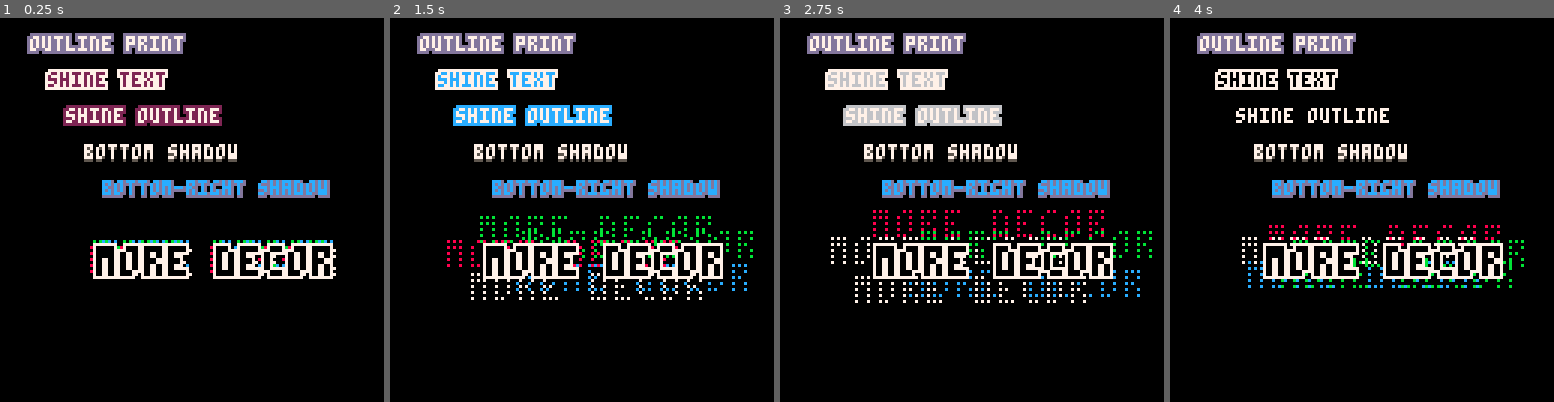
Above: before the commit, frames 1-4 (left to right).
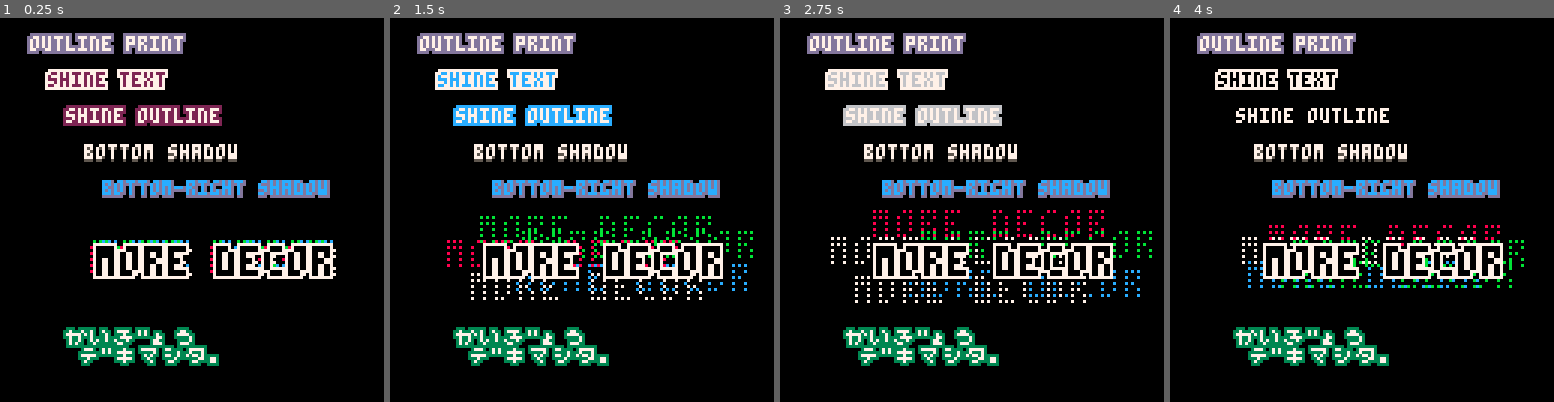
Above: after the commit, the same moments.

Repository: bitchunk/knutil
Game: PICO-8 cartridge snippet/oprint.p8
The game is run twice, just before and just after one commit, with the same random seed, the same clock (stepped at 60 frames per second) and the same inputs.
Inputs:
- Up to frame 1 (0.25 s): no input
- Up to frame 2 (1.5 s): no input
- Up to frame 3 (2.75 s): no input
- Up to frame 4 (4 s): no input

The runs differ from the first frame. In frame 1, 2.8% of the frame differs, in the area x 16-58%, y 80-91%; in frame 2, 2.8%; in frame 3, 2.8%; in frame 4, 2.8%.

Commit message:
oprint：0.4：foreachでループ、改行しても囲める

Diff:
--- a/snippet/oprint.p8
+++ b/snippet/oprint.p8
@@ -1,8 +1,8 @@
 pico-8 cartridge // http://www.pico-8.com
-version 41
+version 42
 __lua__
 --oprint
---v0.3
+--v0.4
 --@shiftalow / bitchunk
 
 --[[
@@ -14,15 +14,15 @@
 	- @param  number o  -- outline color.
 	- @param  string p  -- p8scii code for decoration (default is outline decoration)
 	- @description
-		-- enclosure is not possible if tabs or newlines are included. (in pico8_v0.2.5.g)
+		-- enclosure is not possible if tabs are included. (in pico8_v0.2.5.g)
 		-- operation is not guaranteed if "param s" contains decorative p8scii.
 		-- decorative parameters are "," separated, with the last character ending in a ",".
 ]]--
 
 function oprint(s,x,y,f,o,p)
- for v in all(split(p or '\+ff,\+gf,\+hf,\+fg,\+hg,\+fh,\+gh,\+hh,')) do
+ foreach(split(p or '\+ff\^h,\+gf\^h,\+hf\^h,\+fg\^h,\+hg\^h,\+fh\^h,\+gh\^h,\+hh\^h,'),function(v)
   ?v..s,x,y,v~='' and o or f
- end
+ end)
 end
 
 ----
@@ -48,12 +48,18 @@
 end
 oprint('\^w\^t    more decor',0,76,0,7,p..'\+ff,\+gf,\+hf,\+fg,\+hg,\+fh,\+gh,\+hh,')
 
+oprint('かいき゛ょう\n テ゛キマシタ。',22,104,7,3)
+
 flip()
 goto _
 
 -->8
 --[[
 update history
+**v0.4**
+ - looping with foreach.
+ - support for print containing line feeds.
+
 **v0.3**
  - add custom decoration argument.
 
Not shown, changed: the thumbnail (__label__) section of snippet/oprint.p8
Not shown, changed: snippet/oprint.p8.png
